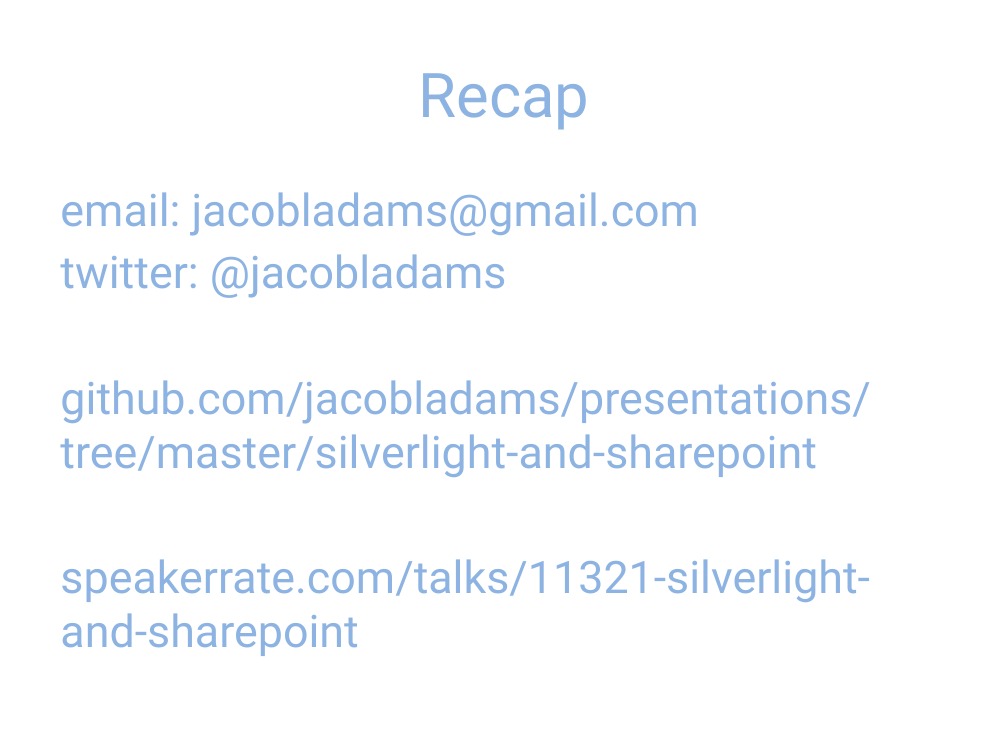
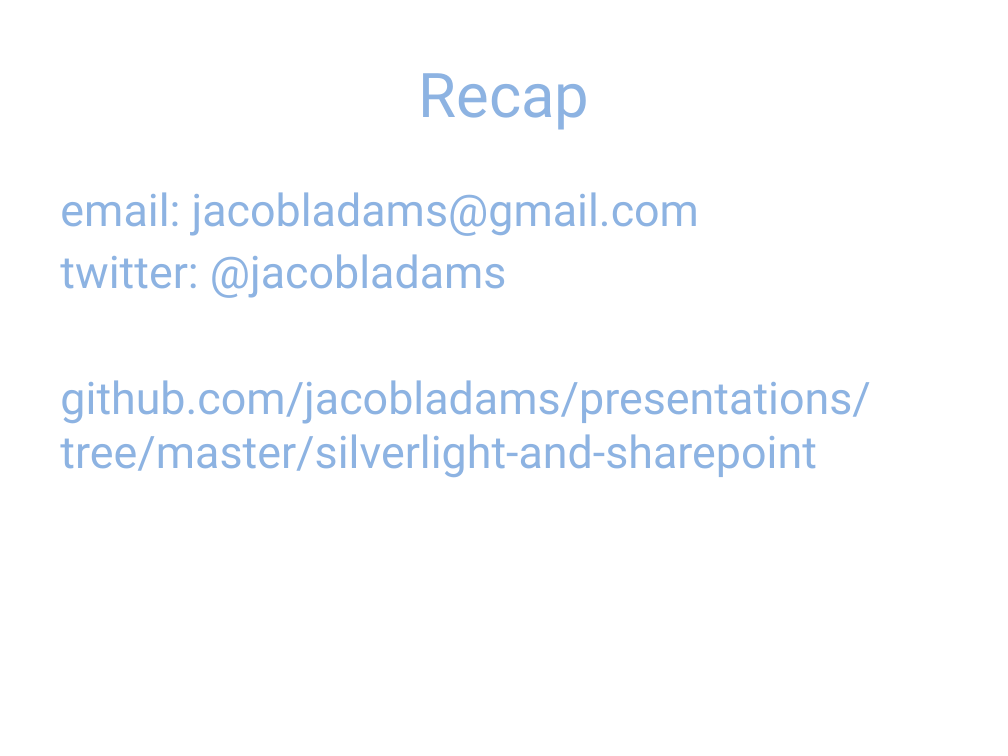
Before and after one commit to jacobladams/presentations, a slide deck: slide 19 of silverlight-and-sharepoint/Silverlight and SharePoint.pptx (slide 20 before the commit). Drawn at 1008x756 pixels with LibreOffice and Linux fonts; fonts in the diff are those of the drawing. Boxes give left, top, right and bottom in pixels: in the first picture for what was removed or moved away, otherwise in the second. Text is boxed around its words. In the diff, an @@ line names an element or a change of style, - is before the commit and + after.

```diff
--- a/silverlight-and-sharepoint/Silverlight and SharePoint.pptx
+++ b/silverlight-and-sharepoint/Silverlight and SharePoint.pptx
@@ text at (60,559,870,656): paragraph removed @@
-speakerrate.com/talks/11321-silverlight-and-sharepoint
```
Also in this commit, not shown: 1 slide removed, 51 other files.
